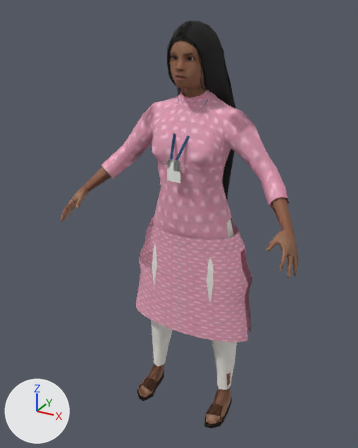
An edit to the glTF model godot-chennai/assets/people/young_professional_f.glb, drawn before and after from the same camera.
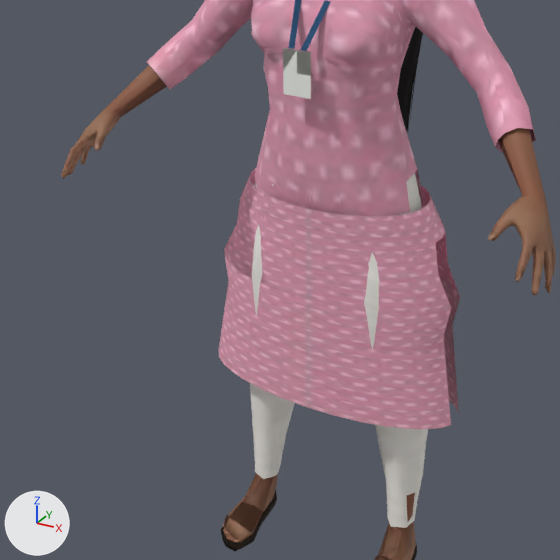
Each version is shown whole from a 50 mm lens placed at (0.849, -1.691, 1.687), pointed at (-0.036, -0.082, 0.883), then close up on the part from 9% to 84% of the width and 30% to 91% of the height. Lighting does not change. The marker at lower left points along +X, +Y and +Z. The first two pictures are the older version. Vertices at exactly the same position are counted once.

In view in the first close-up: 'Body', 'Body_LOD1'.
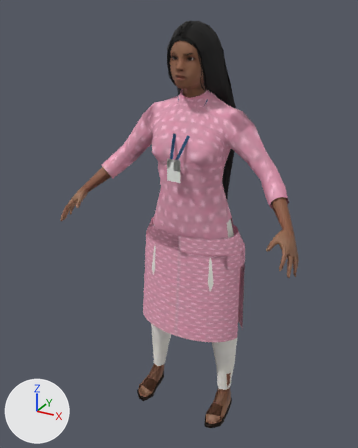
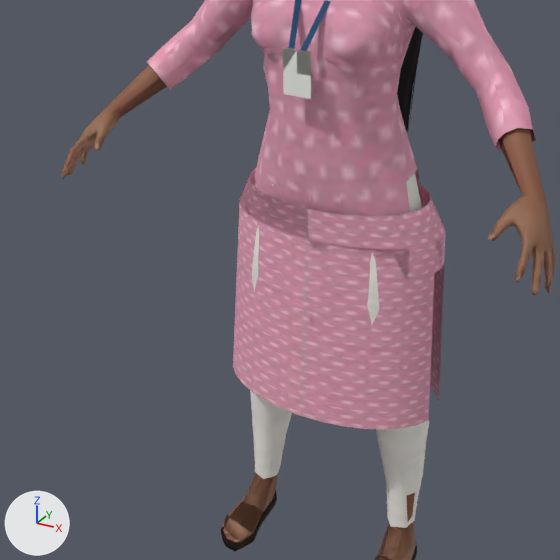
Changed parts and their boxes (x1, y1, x2, y2) in the close-ups (560 x 560 px; the box of a moved part takes in the faces that stretch with it):
part 1 of me_body, moved or reshaped: before (218, 202, 460, 429); after (234, 202, 445, 430)
part 2 of me_body_lod1, moved or reshaped: before (219, 189, 460, 429); after (233, 221, 444, 430)
part 3 of me_body_lod1, surface changed: before (270, 234, 350, 413); after (265, 254, 348, 423)

Patch to the scene script:
```diff
--- a/godot-chennai/assets/people/young_professional_f.glb.py
+++ b/godot-chennai/assets/people/young_professional_f.glb.py
@@ me_body @@
 # used by ob_body; location = (0.0, 0.0, 0.0)
-me_body.from_pydata(...)  # 5212 vertices, 7719 faces; spans x -0.5..0.5, y -0.3..0.11, z 0.0..1.64
+me_body.from_pydata(...)  # 5214 vertices, 7727 faces; spans x -0.5..0.5, y -0.3..0.11, z 0.0..1.64
+# me_body part 1
+# 25 vertices are removed from x -0.28..0.28, y -0.13..0.08, z 0.41..0.73
+# 105 faces are deleted
+# 6 vertices in x 0.15..0.24, y -0.12..0.03, z 0.41..0.67 move by (-0.02, -0.01, 0.0)
+# 6 vertices in x -0.23..0.15, y 0.02..0.08, z 0.41..0.67 move by (0.02, 0.01, 0.0)
+# 6 vertices in x -0.24..-0.15, y -0.12..0.03, z 0.41..0.67 move by (0.02, -0.01, 0.0)
+# 5 vertices in x -0.16..0.23, y -0.07..0.07, z 0.41..0.73 move by (-0.01, 0.0, 0.0)
+# 5 vertices in x 0.05..0.23, y -0.14..0.03, z 0.47..0.67 move by (-0.01, -0.01, 0.0)
+# 5 vertices in x 0.19..0.26, y -0.11..-0.05, z 0.47..0.67 move by (-0.03, -0.01, 0.0)
+# 98 vertices move from x -0.28..0.28, y -0.14..0.1, z 0.41..0.73 to x -0.23..0.23, y -0.18..0.11, z 0.41..0.73
+# 14 vertices are added at x -0.23..0.23, y -0.13..0.1, z 0.41..0.73
+# 6 new vertices lie (0.0, 0.0, -0.07) away from vertices in x -0.22..0.22, y -0.04..0.08, z 0.54..0.8
+# 7 new vertices lie (0.0, 0.0, -0.06) away from vertices in x -0.25..0.23, y -0.13..0.08, z 0.47..0.6
+# 113 new faces join them, mat_outfit
 me_body.materials.append(mat_skin)
@@ me_body_lod1 @@
 # used by ob_body_lod1; location = (0.0, 0.0, 0.0)
-me_body_lod1.from_pydata(...)  # 2405 vertices, 3388 faces; spans x -0.5..0.5, y -0.3..0.11, z 0.0..1.64
+me_body_lod1.from_pydata(...)  # 2398 vertices, 3384 faces; spans x -0.5..0.5, y -0.3..0.11, z 0.0..1.64
+# me_body_lod1 part 2: 26 vertices moved from x -0.24..0.24, y -0.14..0.06, z 0.41..0.75 to x -0.22..0.22, y -0.17..0.07, z 0.41..0.73; 83 vertices removed from x -0.28..0.28, y -0.14..0.1, z 0.41..0.86; 80 vertices added at x -0.23..0.23, y -0.18..0.11, z 0.41..0.86
+# me_body_lod1 part 3: 4 kept faces spanning x -0.09..0.09, y -0.17..-0.14, z 0.41..0.8 get new texture (UV) coordinates
+# other edits to the shape of me_body_lod1 do not show in these pictures
 me_body_lod1.materials.append(mat_skin)
```
